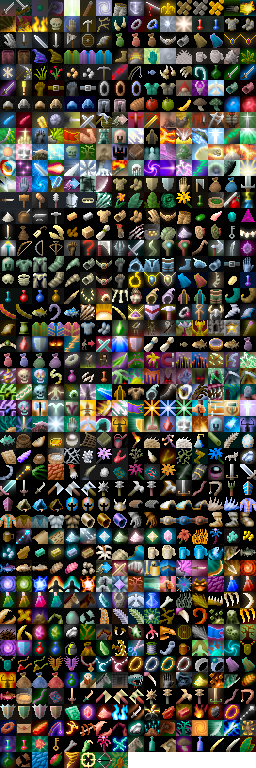
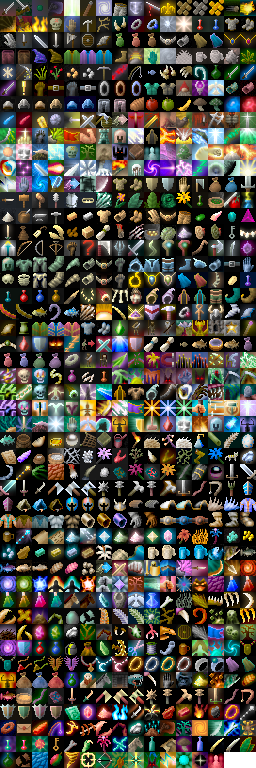
Layer changes from the first 256x768 image to the second:
painted on "Background" over left=128, top=749, right=224, bottom=768
painted on "shade" over left=128, top=752, right=208, bottom=768
